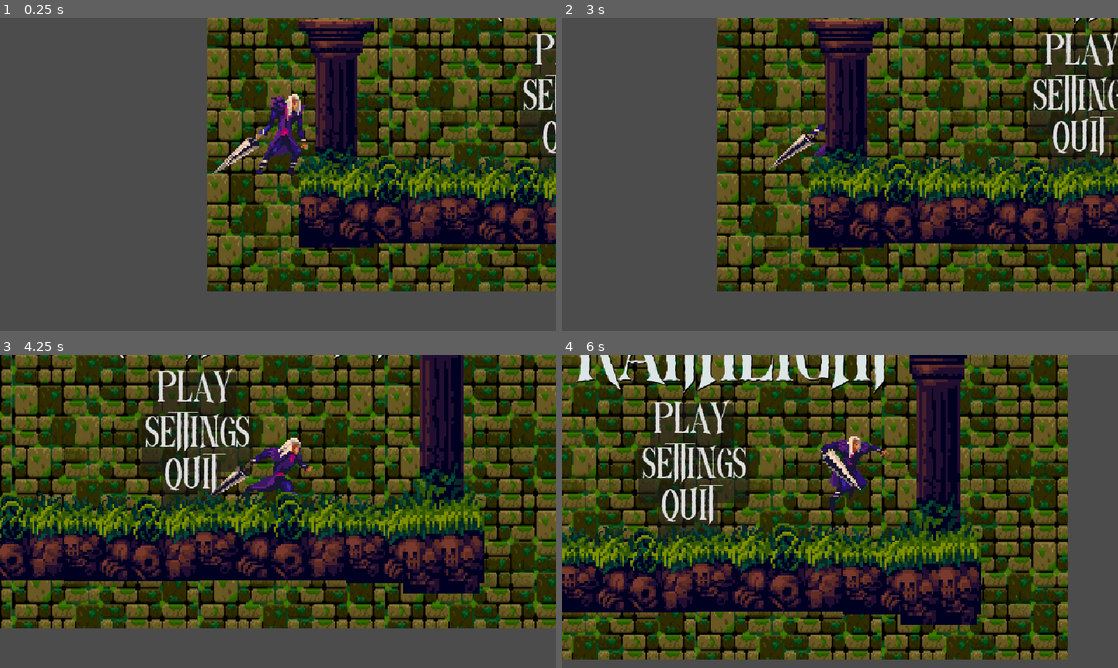
Above: before the commit, frames 1-4 (two rows, left to right).
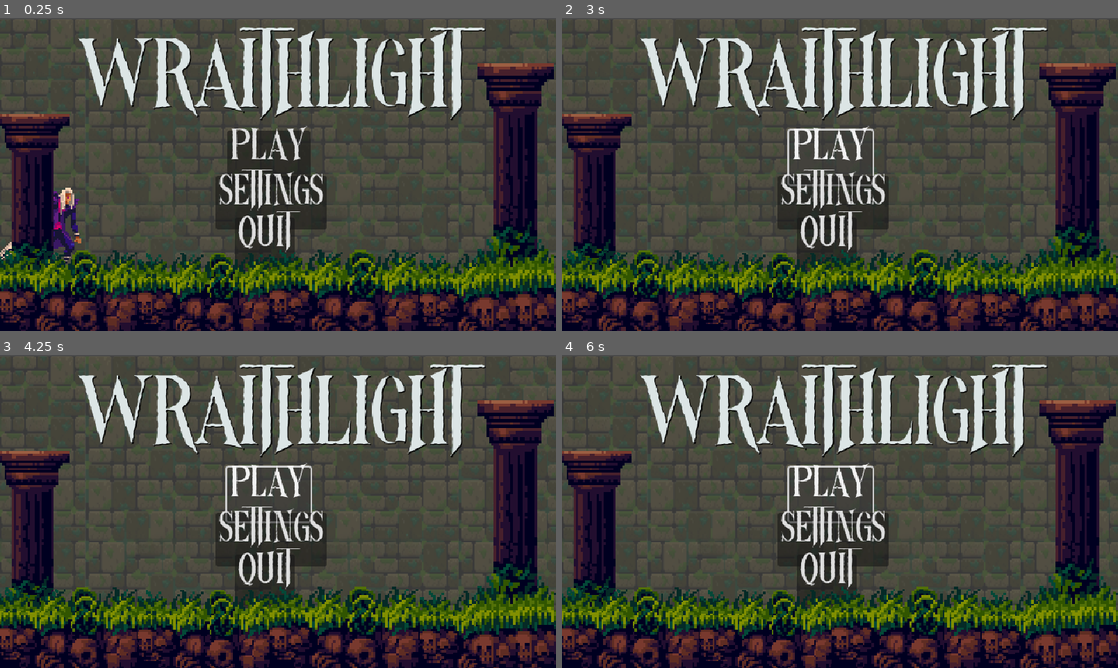
Above: after the commit, the same moments.

Repository: jnbaum/wraithlight
Game: Godot game, scene res://Levels/control.tscn
The game is run twice, just before and just after one commit, with the same random seed, the same clock (stepped at 60 frames per second) and the same inputs.
Inputs (mouse positions are in pixels of both pictures, inside the frame that each line leads up to):
- Up to frame 1 (0.25 s): no input
- Up to frame 2 (3 s): click (834, 202) at 0.5 s, where only the run after the commit has a clickable "Settings"; click (828, 155) at 1.25 s, where only the run after the commit has a clickable "Play"; click (828, 155) at 2 s, where only the run after the commit has a clickable "Play"; hold D (move_right) from 2.78 s (still down)
- Up to frame 3 (4.25 s): keep holding D (move_right); tap Space (jump) at 3.02, 3.77 s
- Up to frame 4 (6 s): release D (move_right) at 4.28 s; hold A (move_left) 4.28-5.03 s; hold D (move_right) from 5.03 s (still down); tap Space (jump) at 5.27 s

The runs differ from the first frame. In frame 1, 77% of the frame differs, in the area x 0-100%, y 0-100%; in frame 2, 82%; in frame 3, 98%; in frame 4, 95%.

Commit message:
Opening scene finished except running animation and button hook up

Diff:
--- a/wraithlight/Levels/control.tscn
+++ b/wraithlight/Levels/control.tscn
@@ -1,11 +1,10 @@
-[gd_scene load_steps=15 format=3 uid="uid://0wvr0e771pmi"]
+[gd_scene load_steps=14 format=3 uid="uid://0wvr0e771pmi"]
 
 [ext_resource type="Script" path="res://control.gd" id="1_x0dxh"]
 [ext_resource type="Texture2D" uid="uid://bqxnqdfsimxhw" path="res://Assets/Background2.png" id="2_pua3m"]
 [ext_resource type="PackedScene" uid="uid://bewrr126db1ko" path="res://Player/player.tscn" id="3_ud8e1"]
 [ext_resource type="Texture2D" uid="uid://b6fv86oy6ygpd" path="res://Assets/gametileset2.png" id="4_0yy5x"]
 [ext_resource type="Texture2D" uid="uid://l30x3iuxehrq" path="res://Assets/gametileset1.png" id="5_p83g5"]
-[ext_resource type="Texture2D" uid="uid://6blo6pujnktn" path="res://Assets/Window.png" id="6_myhr5"]
 [ext_resource type="FontFile" uid="uid://dsl5awgy80aev" path="res://NightsideDemoRegular.ttf" id="7_05tpf"]
 
 [sub_resource type="Environment" id="Environment_y6nkf"]
@@ -28,7 +27,21 @@
 "times": PackedFloat32Array(0, 0.001, 2),
 "transitions": PackedFloat32Array(1, 1, 1),
 "update": 0,
-"values": [Vector2(-26, 282), Vector2(-26, 282), Vector2(660, 282)]
+"values": [Vector2(-26, 282), Vector2(-26, 282), Vector2(689, 282)]
+}
+tracks/1/type = "method"
+tracks/1/imported = false
+tracks/1/enabled = true
+tracks/1/path = NodePath("Player")
+tracks/1/interp = 1
+tracks/1/loop_wrap = true
+tracks/1/keys = {
+"times": PackedFloat32Array(0.233333),
+"transitions": PackedFloat32Array(1),
+"values": [{
+"args": [0.0],
+"method": &"player_run"
+}]
 }
 
 [sub_resource type="Animation" id="Animation_ugnlh"]
@@ -84,6 +97,9 @@
 grow_vertical = 2
 script = ExtResource("1_x0dxh")
 
+[node name="Camera2D" type="Camera2D" parent="."]
+position = Vector2(324, 174)
+
 [node name="WorldEnvironment" type="WorldEnvironment" parent="."]
 environment = SubResource("Environment_y6nkf")
 
@@ -98,10 +114,19 @@
 scale = Vector2(0.841872, 1.00656)
 texture = ExtResource("2_pua3m")
 
+[node name="ColorRect" type="ColorRect" parent="."]
+layout_mode = 0
+offset_top = -9.0
+offset_right = 40.0
+offset_bottom = 31.0
+scale = Vector2(27.8782, 9.73618)
+color = Color(0.294118, 0.294118, 0.294118, 0.772549)
+
 [node name="AnimationPlayer" type="AnimationPlayer" parent="."]
 libraries = {
 "": SubResource("AnimationLibrary_5jhkl")
 }
+autoplay = "RESET"
 
 [node name="Player" parent="." instance=ExtResource("3_ud8e1")]
 position = Vector2(-26, 282)
@@ -140,18 +165,44 @@
 scale = Vector2(2.6875, 2.76042)
 texture = ExtResource("5_p83g5")
 
-[node name="ColorRect2" type="ColorRect" parent="."]
-modulate = Color(1.5, 1.5, 1.5, 1)
-layout_mode = 0
-offset_left = -40.0
-offset_top = 7.0
-offset_right = 35.0
-offset_bottom = 79.0
-
-[node name="Window" type="Sprite2D" parent="."]
-position = Vector2(-1.99997, 43)
-scale = Vector2(3.75, 3.58333)
-texture = ExtResource("6_myhr5")
+[node name="StaticBody2D" type="StaticBody2D" parent="."]
+position = Vector2(13, 245)
+scale = Vector2(302.591, -41.6871)
+
+[node name="CollisionShape2D" type="CollisionShape2D" parent="StaticBody2D"]
+position = Vector2(1.59086, -3.11822)
+scale = Vector2(1.84767, -1.65511)
+shape = SubResource("RectangleShape2D_stomh")
+
+[node name="PlayButton" type="Button" parent="."]
+layout_mode = 0
+offset_left = 265.0
+offset_top = 123.0
+offset_right = 361.0
+offset_bottom = 185.0
+theme_override_fonts/font = ExtResource("7_05tpf")
+theme_override_font_sizes/font_size = 40
+text = "Play"
+
+[node name="SettingsButton" type="Button" parent="."]
+layout_mode = 0
+offset_left = 252.0
+offset_top = 175.0
+offset_right = 380.0
+offset_bottom = 237.0
+theme_override_fonts/font = ExtResource("7_05tpf")
+theme_override_font_sizes/font_size = 40
+text = "Settings"
+
+[node name="QuitButton" type="Button" parent="."]
+layout_mode = 0
+offset_left = 274.0
+offset_top = 223.0
+offset_right = 343.0
+offset_bottom = 285.0
+theme_override_fonts/font = ExtResource("7_05tpf")
+theme_override_font_sizes/font_size = 40
+text = "Quit"
 
 [node name="Logo" type="Label" parent="."]
 modulate = Color(0.9, 0.9, 0.9, 1)
@@ -166,42 +217,3 @@
 theme_override_fonts/font = ExtResource("7_05tpf")
 theme_override_font_sizes/font_size = 91
 text = "WraithLight"
-
-[node name="StaticBody2D" type="StaticBody2D" parent="."]
-position = Vector2(13, 245)
-scale = Vector2(302.591, -41.6871)
-
-[node name="CollisionShape2D" type="CollisionShape2D" parent="StaticBody2D"]
-position = Vector2(1.59086, -3.11822)
-scale = Vector2(1.84767, -1.65511)
-shape = SubResource("RectangleShape2D_stomh")
-
-[node name="PlayButton" type="Button" parent="."]
-layout_mode = 0
-offset_left = 265.0
-offset_top = 123.0
-offset_right = 361.0
-offset_bottom = 185.0
-theme_override_fonts/font = ExtResource("7_05tpf")
-theme_override_font_sizes/font_size = 40
-text = "Play"
-
-[node name="SettingsButton" type="Button" parent="."]
-layout_mode = 0
-offset_left = 252.0
-offset_top = 175.0
-offset_right = 380.0
-offset_bottom = 237.0
-theme_override_fonts/font = ExtResource("7_05tpf")
-theme_override_font_sizes/font_size = 40
-text = "Settings"
-
-[node name="QuitButton" type="Button" parent="."]
-layout_mode = 0
-offset_left = 274.0
-offset_top = 223.0
-offset_right = 343.0
-offset_bottom = 285.0
-theme_override_fonts/font = ExtResource("7_05tpf")
-theme_override_font_sizes/font_size = 40
-text = "Quit"
